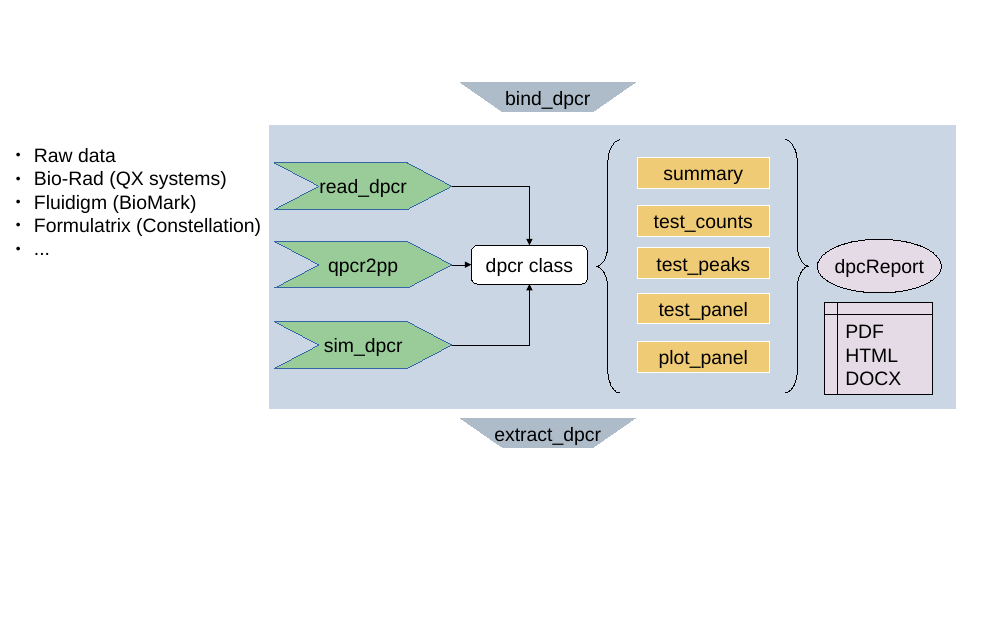
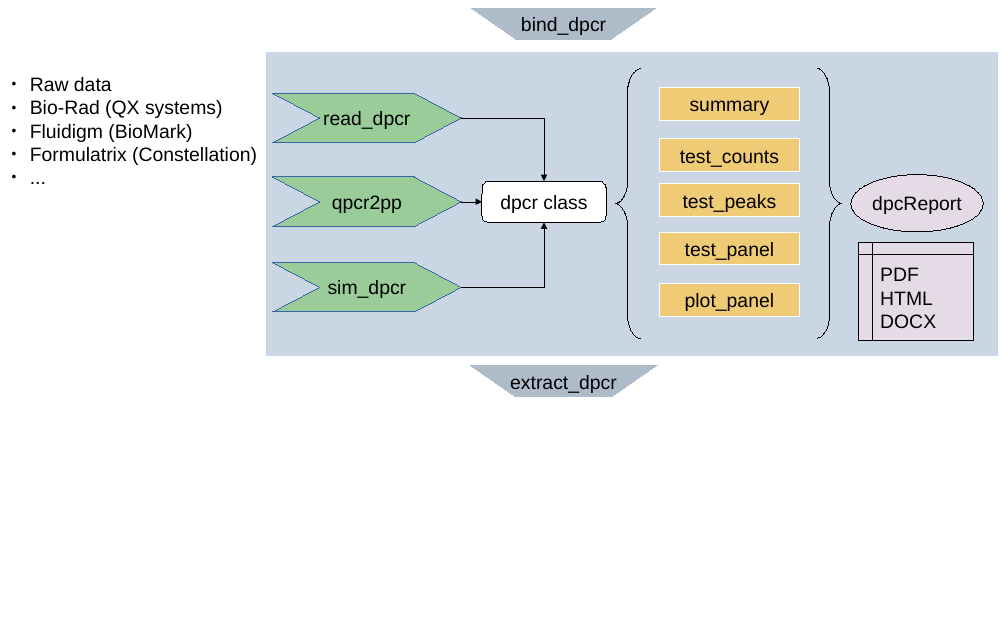
Before and after one commit to michbur/dpcR_article, a slide deck: slide 2 of dpcR_analysis.odp (slide 3 before the commit). Drawn at 1008x641 pixels with LibreOffice and Linux fonts; fonts in the diff are those of the drawing. Boxes give left, top, right and bottom in pixels: in the first picture for what was removed or moved away, otherwise in the second. Text is boxed around its words. In the diff, an @@ line names an element or a change of style, - is before the commit and + after.

```diff
--- a/dpcR_analysis.odp
+++ b/dpcR_analysis.odp
@@ freeform shape "bind_dpcr" resized from (x1=459, y1=82, x2=637, y2=113) to (x1=469, y1=7, x2=659, y2=40) @@
@@ rectangle resized from (x1=268, y1=124, x2=956, y2=410) to (x1=266, y1=52, x2=999, y2=357) @@
@@ text "Raw data" moved from (x1=34, y1=148, x2=261, y2=236) to (x1=30, y1=77, x2=257, y2=165) @@
@@ freeform shape resized from (x1=596, y1=140, x2=619, y2=393) to (x1=615, y1=68, x2=640, y2=338) @@
@@ rectangle "summary" resized from (x1=637, y1=158, x2=769, y2=189) to (x1=659, y1=88, x2=799, y2=120) @@
@@ freeform shape resized from (x1=786, y1=140, x2=809, y2=393) to (x1=817, y1=68, x2=842, y2=338) @@
@@ freeform shape "read_dpcr" resized from (x1=275, y1=163, x2=452, y2=210) to (x1=272, y1=93, x2=461, y2=143) @@
@@ elbow arrow moved from (452, 345) - (529, 284) to (461, 118) - (544, 182) @@
@@ rectangle "test_counts" resized from (x1=637, y1=206, x2=769, y2=237) to (x1=659, y1=139, x2=799, y2=171) @@
@@ freeform shape "qpcr2pp" resized from (x1=275, y1=241, x2=452, y2=288) to (x1=272, y1=177, x2=461, y2=227) @@
@@ ellipse "dpcReport" resized from (x1=817, y1=240, x2=941, y2=293) to (x1=851, y1=175, x2=984, y2=232) @@
@@ elbow arrow moved from (452, 265) - (471, 265) to (462, 202) - (482, 202) @@
@@ rounded rectangle "dpcr class" resized from (x1=471, y1=245, x2=587, y2=284) to (x1=482, y1=182, x2=606, y2=223) @@
@@ rectangle "test_peaks" resized from (x1=637, y1=248, x2=769, y2=279) to (x1=659, y1=184, x2=799, y2=216) @@
@@ elbow arrow moved from (452, 186) - (529, 245) to (462, 288) - (544, 223) @@
@@ rectangle "test_panel" resized from (x1=637, y1=293, x2=769, y2=324) to (x1=659, y1=233, x2=799, y2=265) @@
@@ freeform shape "sim_dpcr" resized from (x1=275, y1=322, x2=452, y2=369) to (x1=272, y1=263, x2=461, y2=313) @@
@@ flow chart internal storage "PDF" resized from (x1=824, y1=303, x2=933, y2=395) to (x1=858, y1=242, x2=974, y2=341) @@
@@ rectangle "plot_panel" resized from (x1=637, y1=342, x2=769, y2=373) to (x1=659, y1=284, x2=799, y2=317) @@
@@ freeform shape "extract_dpcr" resized from (x1=459, y1=418, x2=637, y2=449) to (x1=469, y1=365, x2=659, y2=399) @@
```
Also in this commit, not shown: 2 other files.
